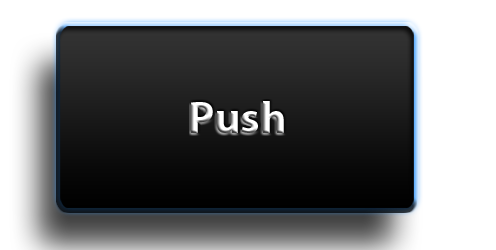
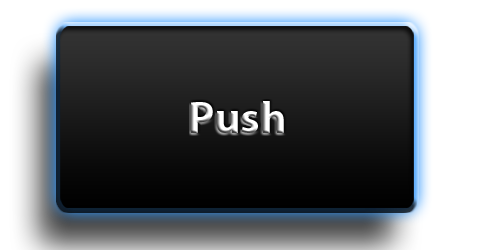
Before/after of a 496 x 250 layered artwork. What changed in the layer stack:
pixels changed over [left=43, top=8, right=431, bottom=226] (layer not identified)
